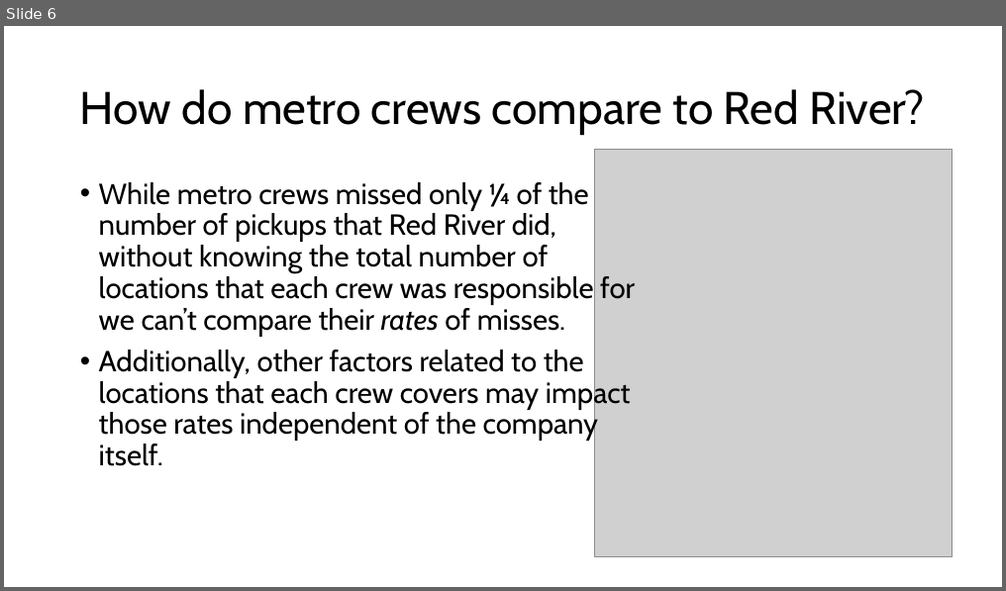
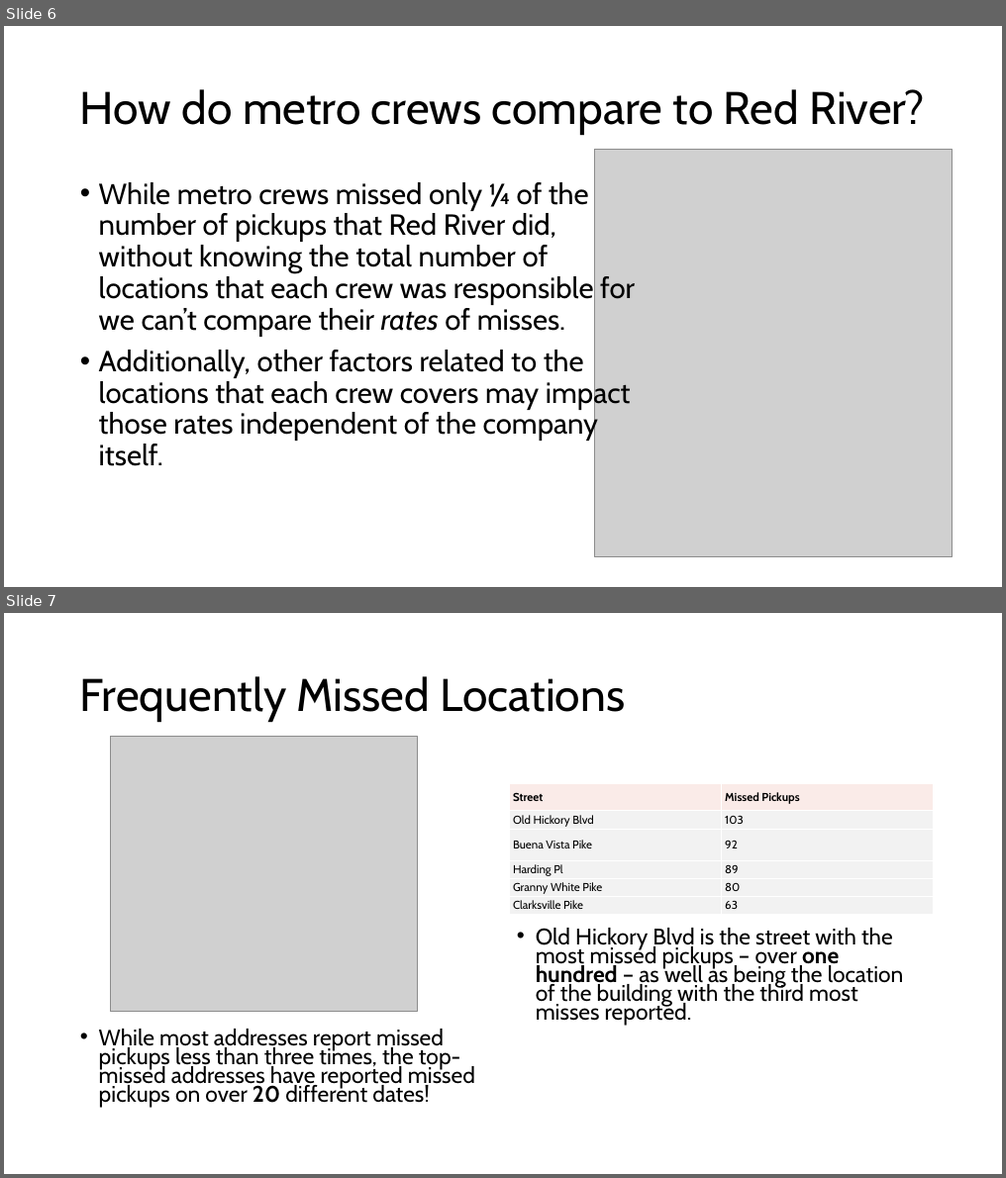
Before and after one commit to NSS-Full-Time-Data-Analytics-17/trash-haulers-atlantis, a slide deck: slides_rme.pptx. Shown one above the other, each under a label of ours: slide 6 before the commit, slides 6 and 7 after it. The pictures are 1006x591 and 1006x1178 pixels, drawn with LibreOffice and Linux fonts; fonts in the diff are those of the drawing; grey boxes stand for pictures. Boxes give left, top, right and bottom in pixels: in the first picture for what was removed or moved away, otherwise in the second. Text is boxed around its words. In the diff, an @@ line names an element or a change of style, - is before the commit and + after.

Commit message:
added top missed locations

```diff
--- a/slides_rme.pptx
+++ b/slides_rme.pptx
@@ slide 7 added at <box>4,613,1002,1174</box>, background #FFFFFF @@
@@ title added at <box>80,676,626,722</box>, 44 pt, text #000000 @@
+Frequently Missed Locations
@@ picture added at <box>110,737,418,1012</box> @@
@@ table added at <box>509,783,933,915</box>, 6 rows, 2 columns @@
+Street | Missed Pickups
+Old Hickory Blvd | 103
+Buena Vista Pike | 92
+Harding Pl | 89
+Granny White Pike | 80
+Clarksville Pike | 63
@@ text added at <box>536,928,904,1026</box>, 21.7 pt, text #000000 @@
+• Old Hickory Blvd is the street with the most missed pickups – over one hundred – as well as being the location of the building with the third most misses reported.
@@ text added at <box>99,1029,475,1108</box>, 21.7 pt, text #000000 @@
+• While most addresses report missed pickups less than three times, the top-missed addresses have reported missed pickups on over 20 different dates!
```
Also in this commit, not shown: 4 other files.
